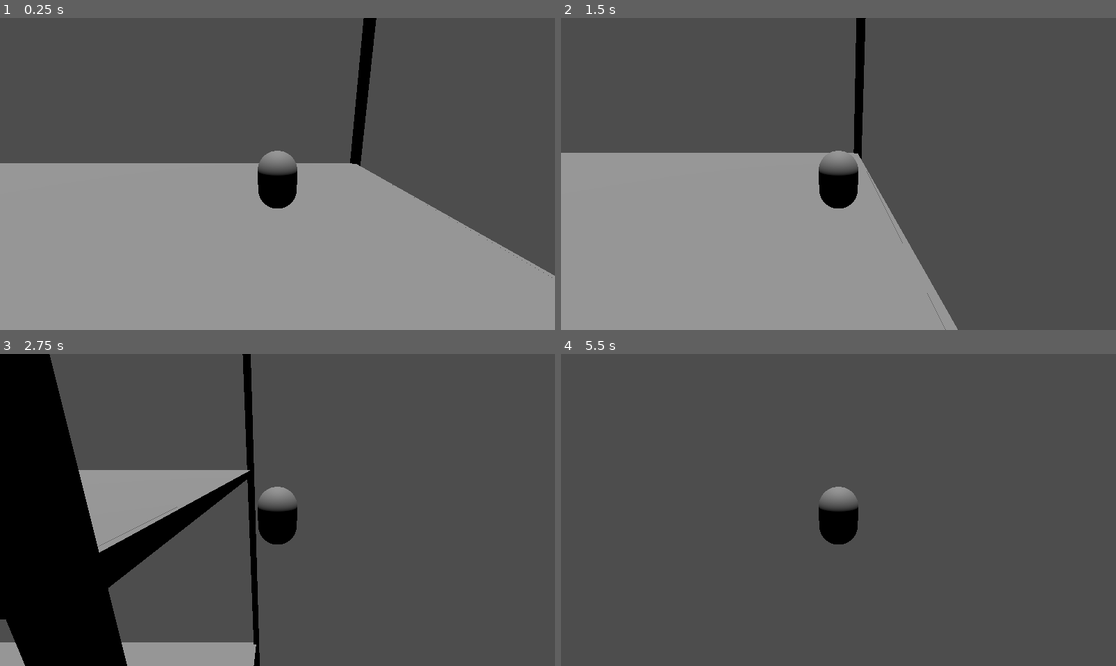
Above: before the commit, frames 1-4 (two rows, left to right).
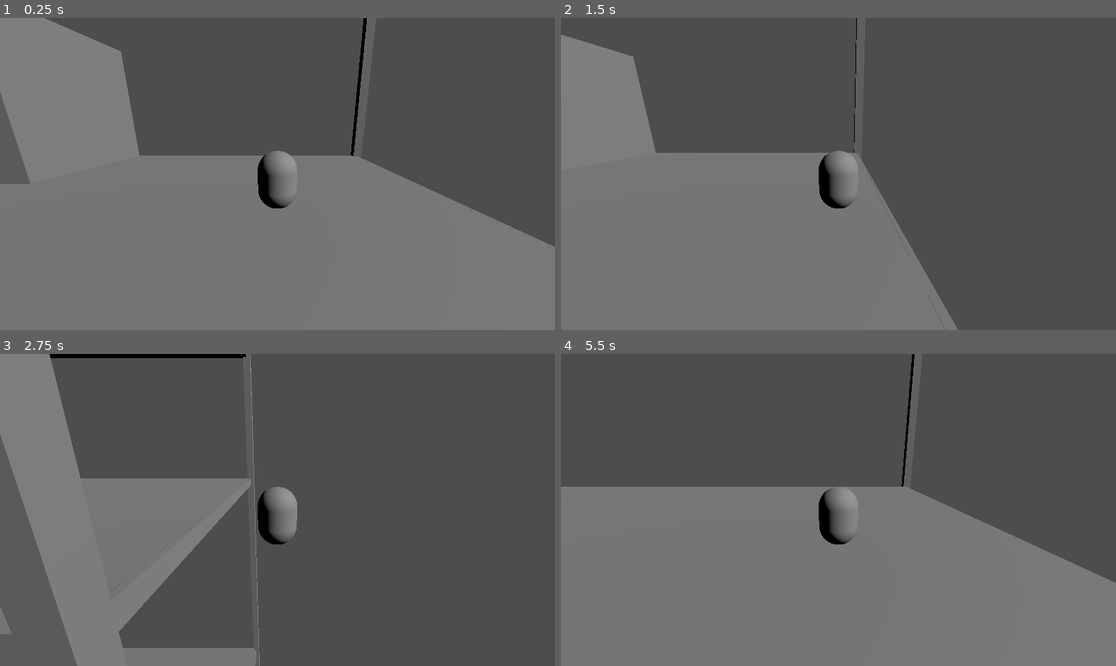
Above: after the commit, the same moments.

Repository: torinjmaguire/freeHugs
Game: Godot game, scene res://Scenes/Main.tscn
The game is run twice, just before and just after one commit, with the same random seed, the same clock (stepped at 60 frames per second) and the same inputs.
Inputs:
- Up to frame 1 (0.25 s): no input
- Up to frame 2 (1.5 s): tap Enter (ui_accept) at 0.5, 0.77 s; hold D (move_right) 0.53-1.28 s; hold S (move_backwards) from 1.28 s (still down)
- Up to frame 3 (2.75 s): tap Enter (ui_accept) at 1.52 s; release S (move_backwards) at 2.03 s; hold D (move_right) from 2.03 s (still down)
- Up to frame 4 (5.5 s): release D (move_right) at 2.78 s; hold W (move_forward) 2.78-3.53 s; tap Enter (ui_accept) at 3.02, 3.77, 4.52 s; hold A (move_left) 3.53-5.03 s; hold S (move_backwards) from 5.03 s (still down)

The runs differ from the first frame. In frame 1, 60% of the frame differs, in the area x 0-100%, y 0-100%; in frame 2, 41%; in frame 3, 29%; in frame 4, 51%.

Commit message:
0.2
Add rectangle
Add tall rectangle
Add upper shelf staircase
Add top shelf boxes
Add pipe for swing obstacle

Diff:
--- a/Scenes/Main.tscn
+++ b/Scenes/Main.tscn
@@ -1,12 +1,12 @@
 [gd_scene load_steps=3 format=3 uid="uid://duq80xfnqgycn"]
 
-[ext_resource type="PackedScene" uid="uid://cm510ym0spcda" path="res://Scenes/warehouse_1.tscn" id="1_tvnim"]
-[ext_resource type="PackedScene" uid="uid://bhnuo5aqppqgl" path="res://Scenes/player.tscn" id="2_lck3e"]
+[ext_resource type="PackedScene" uid="uid://cm510ym0spcda" path="res://Scenes/warehouse_1.tscn" id="1_2r8xe"]
+[ext_resource type="PackedScene" uid="uid://bhnuo5aqppqgl" path="res://Scenes/player.tscn" id="2_w5inj"]
 
 [node name="Main" type="Node3D"]
 
-[node name="Warehouse 1" parent="." instance=ExtResource("1_tvnim")]
+[node name="Warehouse 1" parent="." instance=ExtResource("1_2r8xe")]
 transform = Transform3D(1, 0, 0, 0, 1, 0, 0, 0, 1, 0.149429, 0, 15.0009)
 
-[node name="Player" parent="." instance=ExtResource("2_lck3e")]
-transform = Transform3D(1, 0, 0, 0, 1, 0, 0, 0, 1, 50, 84, 1)
+[node name="Player" parent="." instance=ExtResource("2_w5inj")]
+transform = Transform3D(1, 0, 0, 0, 1, 0, 0, 0, 1, 50, 82, 1)
--- a/Scenes/box.tscn
+++ b/Scenes/box.tscn
@@ -5,7 +5,6 @@
 [sub_resource type="BoxMesh" id="BoxMesh_svypq"]
 
 [node name="Box" type="StaticBody3D"]
-transform = Transform3D(1, 0, 0, 0, 1, 0, 0, 0, 1, 26, 82.5, -5)
 
 [node name="CollisionShape3D" type="CollisionShape3D" parent="."]
 shape = SubResource("BoxShape3D_xm02q")
--- /dev/null
+++ b/Scenes/rectangle.tscn
@@ -0,0 +1,17 @@
+[gd_scene load_steps=3 format=3 uid="uid://b0hfc4fuwslcl"]
+
+[sub_resource type="BoxShape3D" id="BoxShape3D_rmu0o"]
+size = Vector3(1, 2, 1)
+
+[sub_resource type="BoxMesh" id="BoxMesh_pkodn"]
+size = Vector3(1, 2, 1)
+
+[node name="Rectangle" type="StaticBody3D"]
+transform = Transform3D(6, 0, 0, 0, 6, 0, 0, 0, 6, 0, 0, 0)
+
+[node name="CollisionShape3D" type="CollisionShape3D" parent="."]
+shape = SubResource("BoxShape3D_rmu0o")
+
+[node name="MeshInstance3D" type="MeshInstance3D" parent="."]
+mesh = SubResource("BoxMesh_pkodn")
+skeleton = NodePath("../CollisionShape3D")
--- /dev/null
+++ b/Scenes/tall_rectangle.tscn
@@ -0,0 +1,15 @@
+[gd_scene load_steps=3 format=3 uid="uid://bny708kter66w"]
+
+[sub_resource type="BoxMesh" id="BoxMesh_u7yp6"]
+size = Vector3(1, 3, 1)
+
+[sub_resource type="BoxShape3D" id="BoxShape3D_xgqhy"]
+size = Vector3(1, 3, 1)
+
+[node name="Tall Rectangle" type="StaticBody3D"]
+
+[node name="MeshInstance3D" type="MeshInstance3D" parent="."]
+mesh = SubResource("BoxMesh_u7yp6")
+
+[node name="CollisionShape3D" type="CollisionShape3D" parent="."]
+shape = SubResource("BoxShape3D_xgqhy")
--- a/Scenes/warehouse_1.tscn
+++ b/Scenes/warehouse_1.tscn
@@ -1,6 +1,14 @@
-[gd_scene load_steps=2 format=3 uid="uid://cm510ym0spcda"]
+[gd_scene load_steps=6 format=3 uid="uid://cm510ym0spcda"]
 
 [ext_resource type="PackedScene" uid="uid://b682qra4u6fph" path="res://Scenes/box.tscn" id="1_b35a0"]
+[ext_resource type="PackedScene" uid="uid://bny708kter66w" path="res://Scenes/tall_rectangle.tscn" id="2_6m36p"]
+[ext_resource type="PackedScene" uid="uid://b0hfc4fuwslcl" path="res://Scenes/rectangle.tscn" id="2_mhqo1"]
+
+[sub_resource type="CylinderMesh" id="CylinderMesh_i8r75"]
+height = 10.0
+
+[sub_resource type="CylinderShape3D" id="CylinderShape3D_1p34l"]
+height = 10.0
 
 [node name="Warehouse 1" type="Node3D"]
 transform = Transform3D(1, 0, 0, 0, 1, 0, 0, 0, 1, 0, 0, 15)
@@ -58,7 +66,34 @@
 size = Vector3(60, 1, 30)
 
 [node name="DirectionalLight3D" type="DirectionalLight3D" parent="."]
-transform = Transform3D(1, 0, 0, 0, -4.37114e-08, 1, 0, -1, -4.37114e-08, 0, 133, 0)
+transform = Transform3D(0.707107, -3.09086e-08, 0.707107, -0.612372, 0.5, 0.612372, -0.353553, -0.866025, 0.353553, 37, 133, 29)
 
 [node name="Box" parent="." instance=ExtResource("1_b35a0")]
-transform = Transform3D(1, 0, 0, 0, 1, 0, 0, 0, 1, 26, 81, -5)
+transform = Transform3D(12, 0, 0, 0, 12, 0, 0, 0, 12, 26, 86.5, -24)
+
+[node name="Box2" parent="." instance=ExtResource("1_b35a0")]
+transform = Transform3D(3, 0, 0, 0, 3, 0, 0, 0, 3, 12, 82, -7)
+
+[node name="Box3" parent="." instance=ExtResource("1_b35a0")]
+transform = Transform3D(3, 0, 0, 0, 3, 0, 0, 0, 3, 12, 82, -19)
+
+[node name="Box4" parent="." instance=ExtResource("1_b35a0")]
+transform = Transform3D(3, 0, 0, 0, 3, 0, 0, 0, 3, 12, 82, -13)
+
+[node name="Tall Rectangle" parent="." instance=ExtResource("2_6m36p")]
+transform = Transform3D(6, 0, 0, 0, 6, 0, 0, 0, 6, -4, 69.5, -26)
+
+[node name="Rectangle" parent="." instance=ExtResource("2_mhqo1")]
+transform = Transform3D(6, 0, 0, 0, 6, 0, 0, 0, 6, -11, 66.5, -24)
+
+[node name="Box5" parent="." instance=ExtResource("1_b35a0")]
+transform = Transform3D(6, 0, 0, 0, 6, 0, 0, 0, 6, -17, 63.5, -22)
+
+[node name="Sweeper" type="RigidBody3D" parent="."]
+transform = Transform3D(-4.37114e-08, 1, 0, -1, -4.37114e-08, 0, 0, 0, 1, -30, 31, -1)
+
+[node name="MeshInstance3D" type="MeshInstance3D" parent="Sweeper"]
+mesh = SubResource("CylinderMesh_i8r75")
+
+[node name="CollisionShape3D" type="CollisionShape3D" parent="Sweeper"]
+shape = SubResource("CylinderShape3D_1p34l")
--- a/project.godot
+++ b/project.godot
@@ -11,7 +11,7 @@
 [application]
 
 config/name="Free Hugs"
-run/main_scene="res://Scenes/Main.tscn"
+run/main_scene="res://Scenes/main.tscn"
 config/features=PackedStringArray("4.2", "Forward Plus")
 
 [input]
@@ -36,7 +36,3 @@
 "events": [Object(InputEventKey,"resource_local_to_scene":false,"resource_name":"","device":-1,"window_id":0,"alt_pressed":false,"shift_pressed":false,"ctrl_pressed":false,"meta_pressed":false,"pressed":false,"keycode":0,"physical_keycode":83,"key_label":0,"unicode":115,"echo":false,"script":null)
 ]
 }
-
-[physics]
-
-3d/default_gravity=29.4
